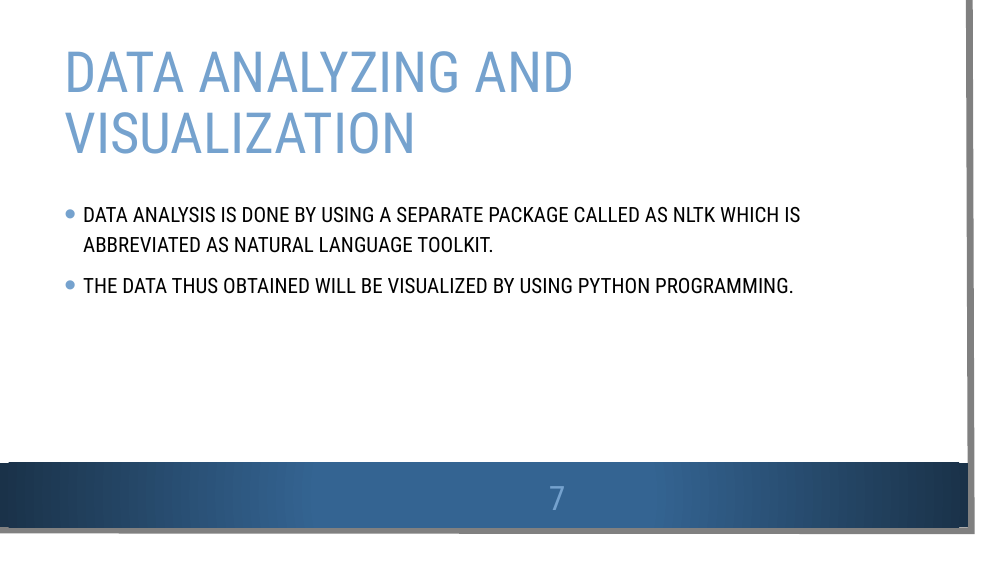
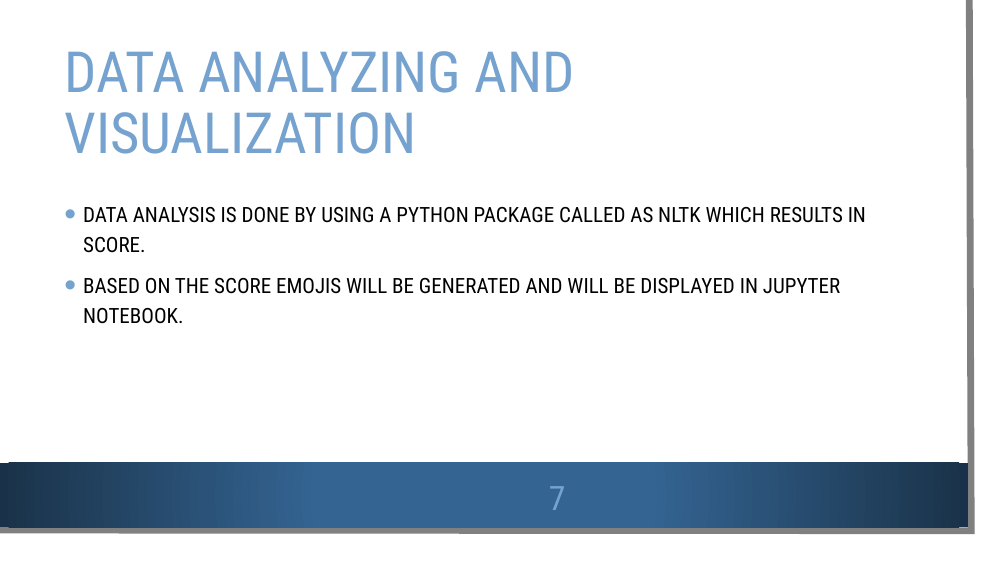
Before and after one commit to Deepthi1003/DataEncoders, a slide deck: slide 7 of Data Encoders.pptx. Drawn at 1008x567 pixels with LibreOffice and Linux fonts; fonts in the diff are those of the drawing; background and template pictures are left out. Boxes give left, top, right and bottom in pixels: in the first picture for what was removed or moved away, otherwise in the second. Text is boxed around its words. In the diff, an @@ line names an element or a change of style, - is before the commit and + after.

```diff
--- a/Data Encoders.pptx
+++ b/Data Encoders.pptx
@@ text at [83,207,866,324]: text changed @@
-• DATA ANALYSIS IS DONE BY USING A SEPARATE PACKAGE CALLED AS NLTK WHICH IS ABBREVIATED AS NATURAL LANGUAGE TOOLKIT.
-• THE DATA THUS OBTAINED WILL BE VISUALIZED BY USING PYTHON PROGRAMMING.
+• DATA ANALYSIS IS DONE BY USING A PYTHON PACKAGE CALLED AS NLTK WHICH RESULTS IN SCORE.
+• BASED ON THE SCORE EMOJIS WILL BE GENERATED AND WILL BE DISPLAYED IN JUPYTER NOTEBOOK.
```
Also in this commit, not shown: 8 other slides changed, 1 other file.
